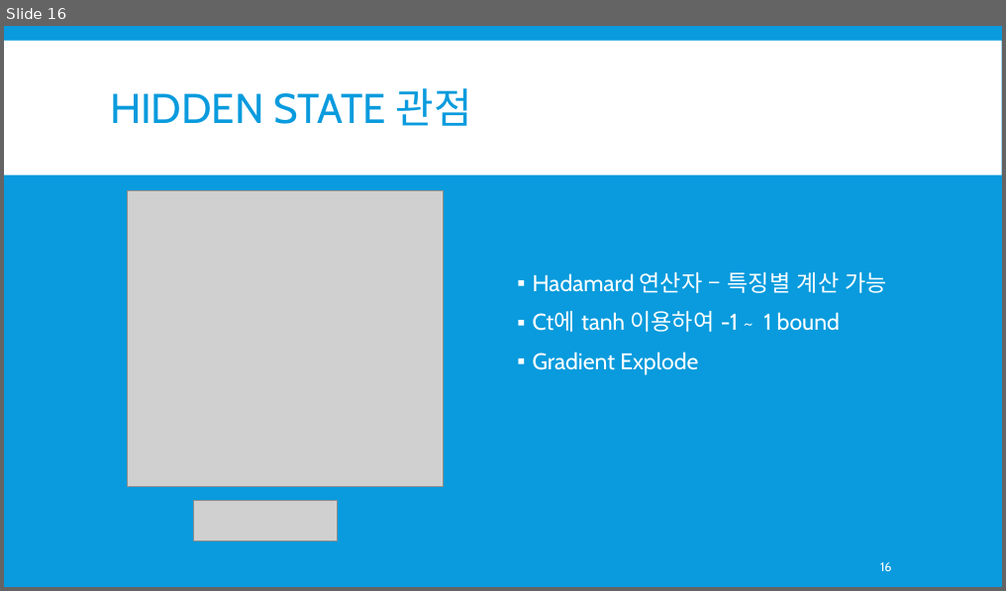
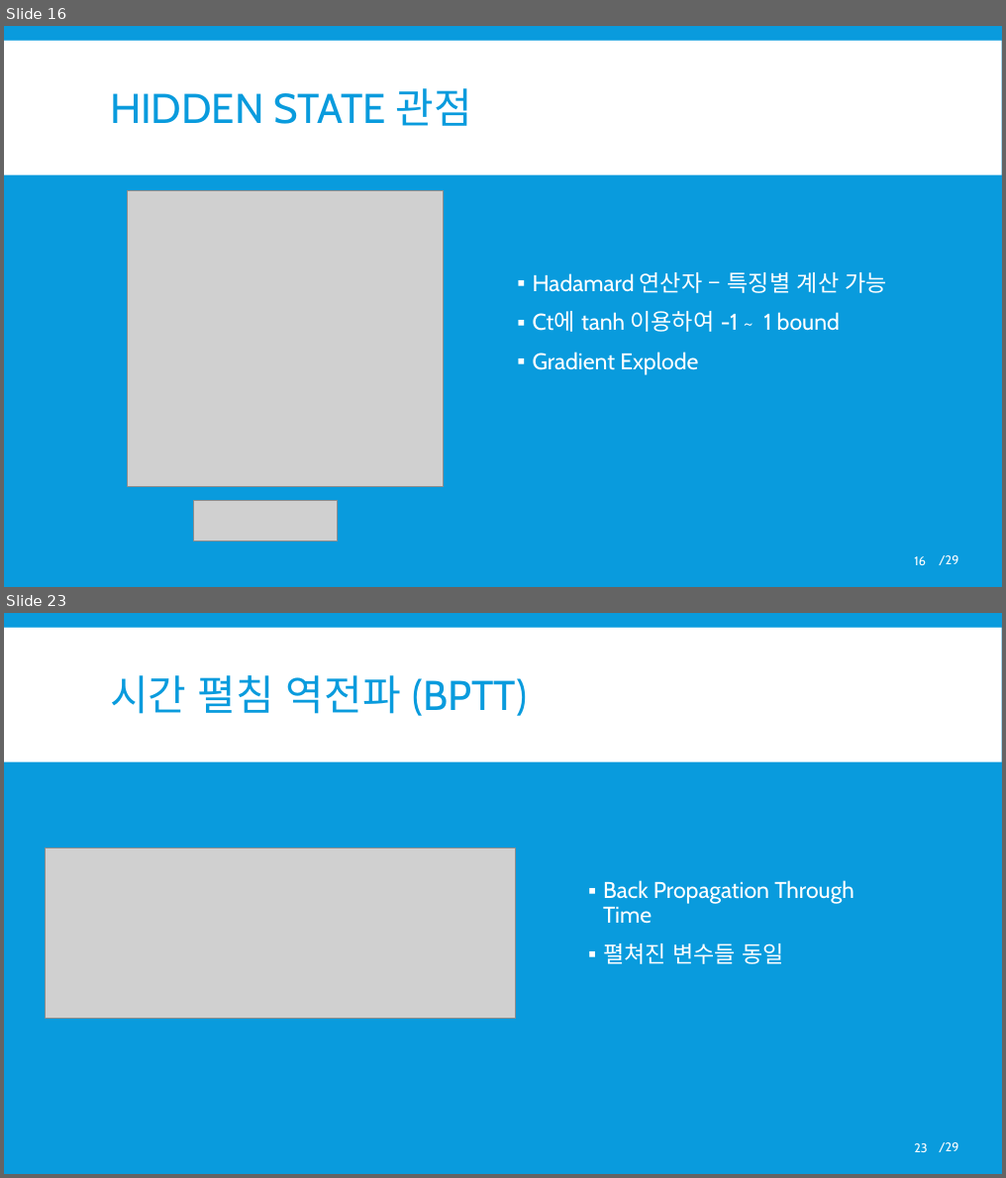
Before and after one commit to skj0108/seminar, a slide deck: RNN 순환 신경망.pptx. Shown one above the other, each under a label of ours: slide 16 before the commit, slides 16 and 23 after it; the slides between them are not shown. The pictures are 1006x591 and 1006x1178 pixels, drawn with LibreOffice and Linux fonts; fonts in the diff are those of the drawing; grey boxes stand for pictures. Boxes give left, top, right and bottom in pixels: in the first picture for what was removed or moved away, otherwise in the second. Text is boxed around its words. In the diff, an @@ line names an element or a change of style, - is before the commit and + after.

```diff
--- a/RNN 순환 신경망.pptx
+++ b/RNN 순환 신경망.pptx
@@ slide 23 added at [4, 613, 1002, 1174], background #099BDD; not listed: 2 template elements that a slide beside it also shows @@
@@ title added at [110, 675, 527, 716], 40 pt, text #099BDD @@
+시간 펼침 역전파 (BPTT)
@@ picture added at [46, 848, 515, 1018] @@
@@ text added at [603, 880, 853, 964], 22 pt, text #FFFFFF @@
+▪ Back Propagation Through Time
+▪ 펼쳐진 변수들 동일
@@ page number added at [914, 1144, 927, 1153], 12 pt, text #FFFFFF @@
+23
@@ slide 16 changed as well @@
@@ page number: place and size @@
-page number at [880, 563, 892, 571]
+page number at [914, 557, 926, 566]
@@ text added at [939, 556, 958, 566], 12 pt, text #FFFFFF @@
+/29
```
Also in this commit, not shown: 15 other slides changed, 12 other slides added, 2 slides removed.
